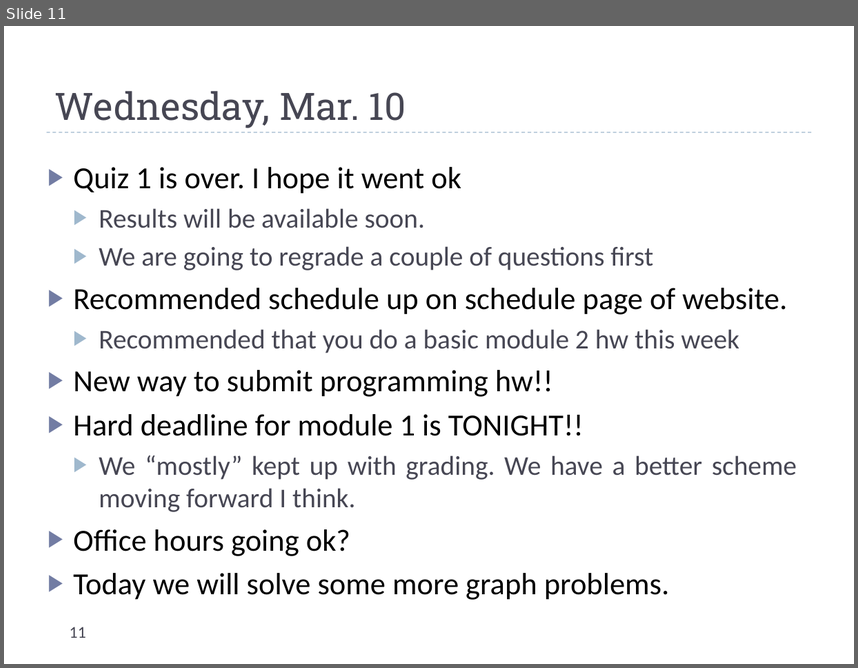
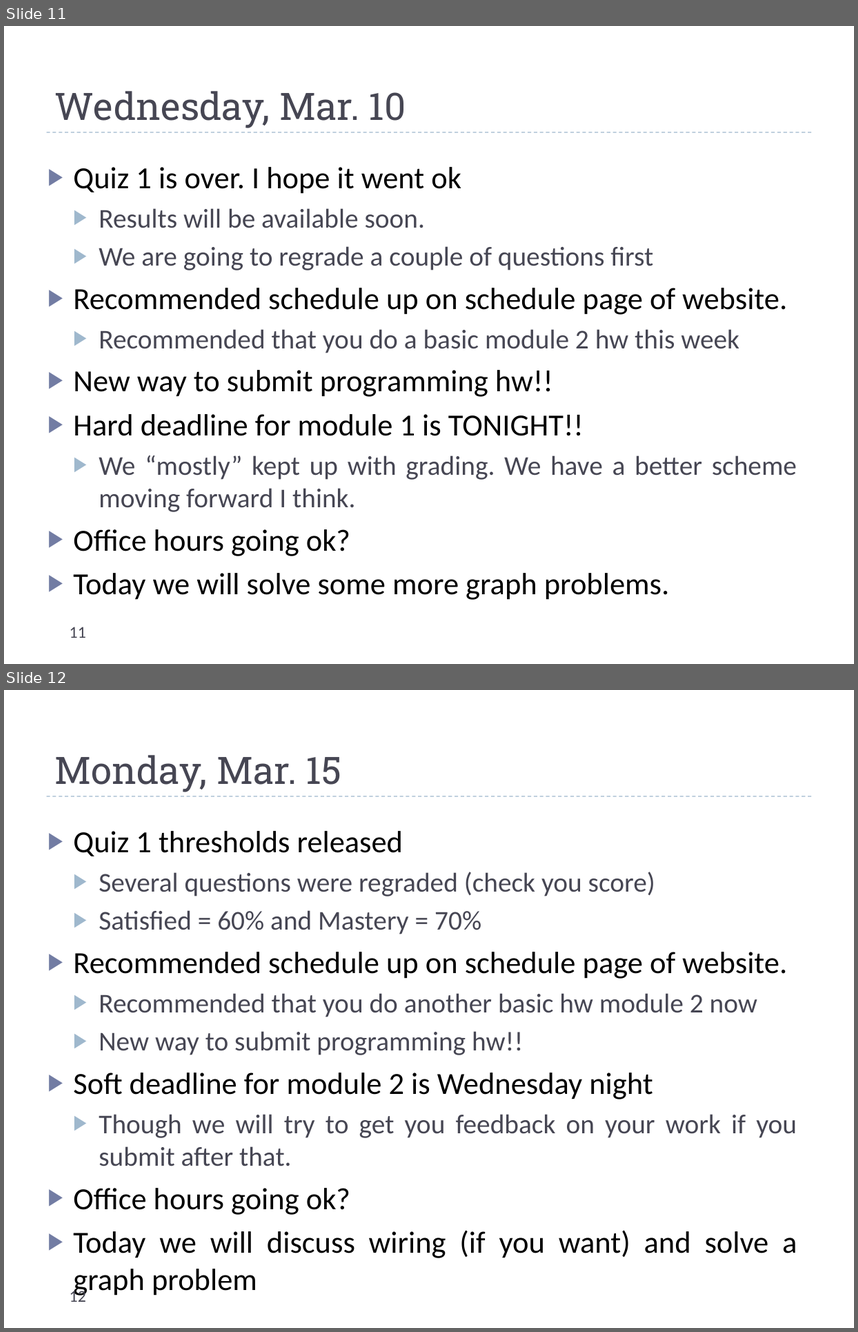
Before and after one commit to uva-cs/cs4102-f21, a slide deck: slides/dailyannouncements_mf.pptx. Shown one above the other, each under a label of ours: slide 11 before the commit, slides 11 and 12 after it. The pictures are 858x668 and 858x1332 pixels, drawn with LibreOffice and Linux fonts; fonts in the diff are those of the drawing. Boxes give left, top, right and bottom in pixels: in the first picture for what was removed or moved away, otherwise in the second. Text is boxed around its words. In the diff, an @@ line names an element or a change of style, - is before the commit and + after.

```diff
--- a/slides/dailyannouncements_mf.pptx
+++ b/slides/dailyannouncements_mf.pptx
@@ slide 12 added at (4, 690, 854, 1328), background #FFFFFF; not listed: 1 template element that a slide beside it also shows @@
@@ title added at (55, 755, 341, 792), 32 pt, text #464653 @@
+Monday, Mar. 15
@@ text added at (73, 831, 797, 1297), 23 pt, text #464653 @@
+▶ Quiz 1 thresholds released
+  ▶ Several questions were regraded (check you score)
+  ▶ Satisfied = 60% and Mastery = 70%
+▶ Recommended schedule up on schedule page of website.
+  ▶ Recommended that you do another basic hw module 2 now
+  ▶ New way to submit programming hw!!
+▶ Soft deadline for module 2 is Wednesday night
+  ▶ Though we will try to get you feedback on your work if you submit after that.
+▶ Office hours going ok?
+▶ Today we will discuss wiring (if you want) and solve a graph problem
@@ page number added at (70, 1288, 86, 1301), 14 pt, text #464653 @@
+12
```
Also in this commit, not shown: 1 other slide added, 2 other files.
